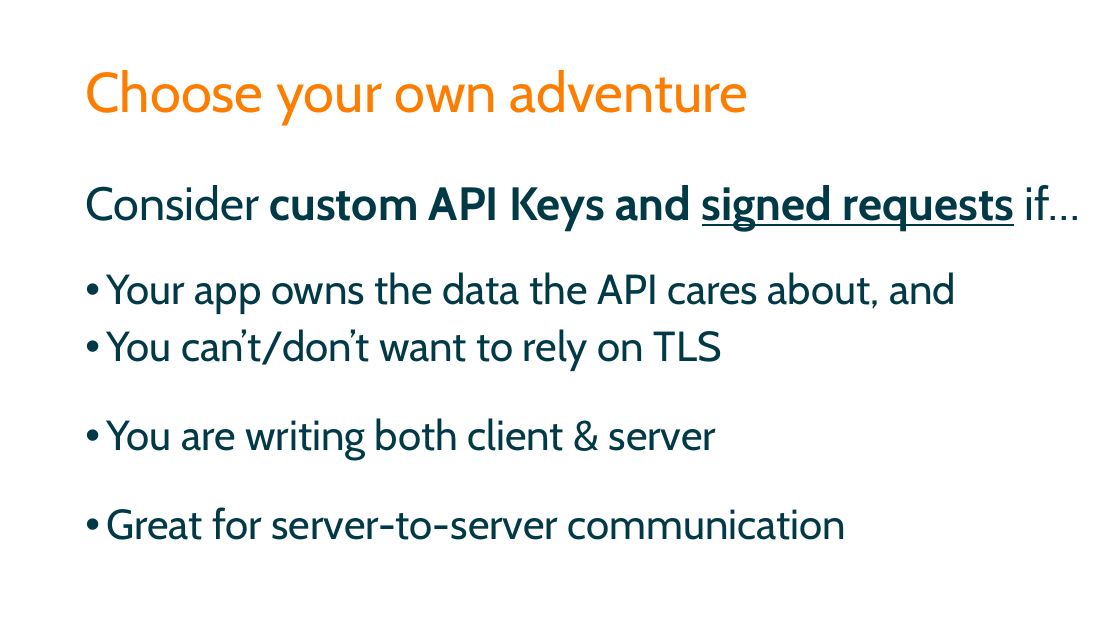
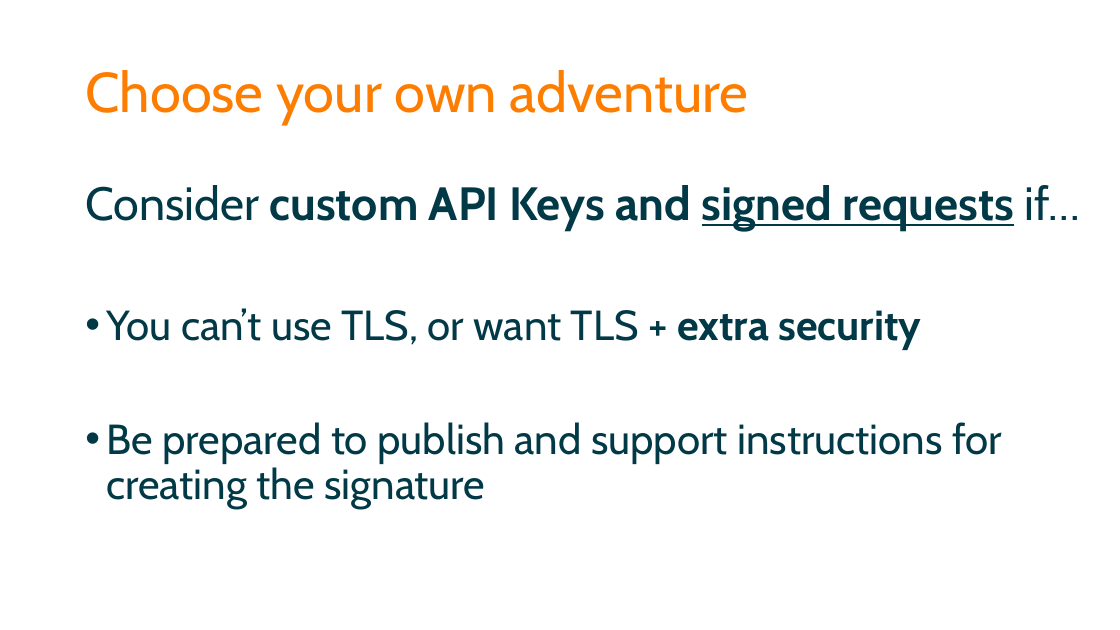
Before and after one commit to spetryjohnson/Securing-Your-API-Endpoints---StirTrek-2016, a slide deck: slide 69 of Securing Your API Endpoints - CodeMash 2016.pptx. Drawn at 1120x630 pixels with LibreOffice and Linux fonts; fonts in the diff are those of the drawing. Boxes give left, top, right and bottom in pixels: in the first picture for what was removed or moved away, otherwise in the second. Text is boxed around its words. In the diff, an @@ line names an element or a change of style, - is before the commit and + after.

```diff
--- a/Securing Your API Endpoints - CodeMash 2016.pptx
+++ b/Securing Your API Endpoints - CodeMash 2016.pptx
@@ text at (106,308,1002,509): text changed @@
-• Your app owns the data the API cares about, and
-• You can’t/don’t want to rely on TLS
-• You are writing both client & server
-• Great for server-to-server communication
+• You can’t use TLS, or want TLS + extra security
+• Be prepared to publish and support instructions for creating the signature
```
Also in this commit, not shown: 8 other slides changed, 2 other files.
